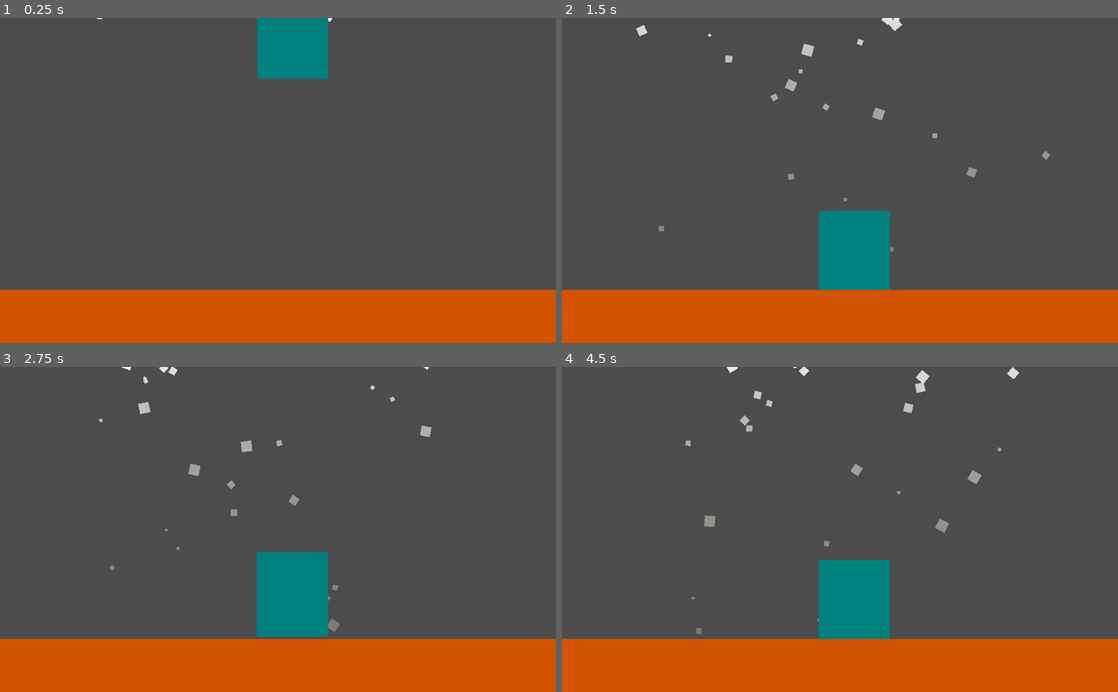
Above: before the commit, frames 1-4 (two rows, left to right).
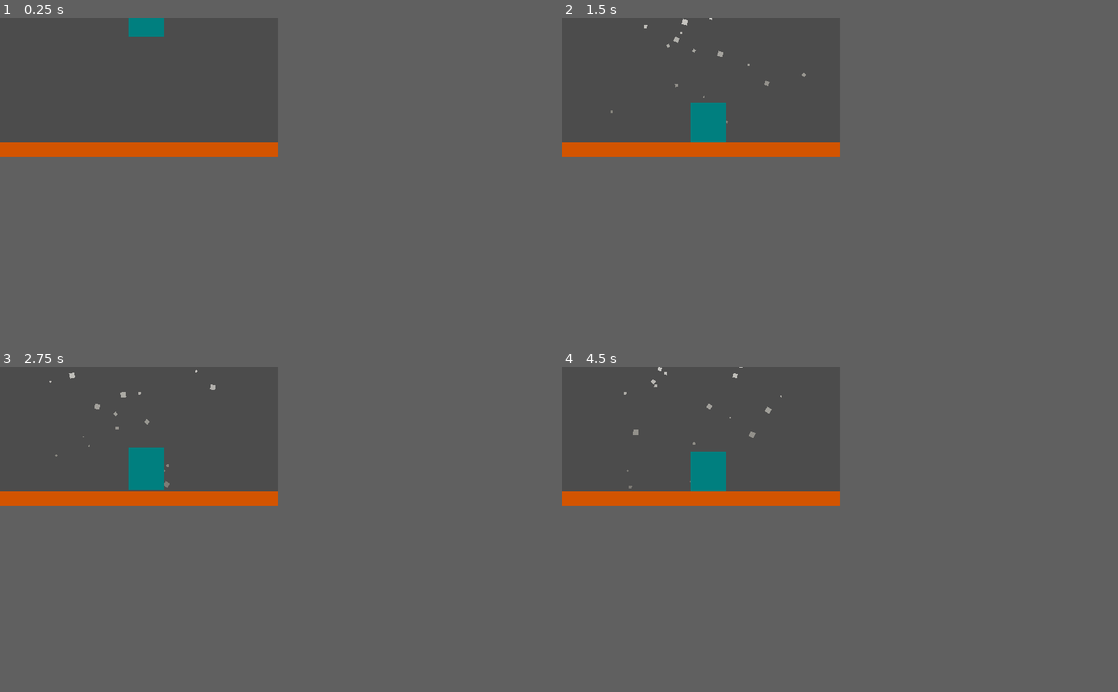
Above: after the commit, the same moments.

Repository: Bipinoli/godot_adventure
Game: Godot game, scene res://scenes/world.tscn
Same seed, same stepped clock (60 frames per second), same inputs: the game is played once before the commit and once after it.
Inputs:
- Up to frame 1 (0.25 s): no input
- Up to frame 2 (1.5 s): hold Up (ui_up) 0.53-1.28 s
- Up to frame 3 (2.75 s): hold Up (ui_up) from 2.03 s (still down)
- Up to frame 4 (4.5 s): release Up (ui_up) at 3.53 s
The window is 800x468 before the commit and 400x200 after it. Grey fills any space a smaller window leaves; there, only what the larger window draws over its background counts as a difference.

The runs differ from the first frame. In frame 1, 21% of the frame differs, in the area x 0-100%, y 0-100%; in frame 2, 23%; in frame 3, 24%; in frame 4, 23%.

Commit message:
achived expected result

Diff:
--- a/second/project.godot
+++ b/second/project.godot
@@ -19,6 +19,11 @@
 run/main_scene="res://scenes/world.tscn"
 config/icon="res://icon.png"
 
+[display]
+
+window/size/width=400
+window/size/height=200
+
 [rendering]
 
 environment/default_environment="res://default_env.tres"
--- a/second/scenes/dust.tscn
+++ b/second/scenes/dust.tscn
@@ -35,6 +35,7 @@
 
 [node name="particle" type="Particles2D" parent="."]
 amount = 20
+speed_scale = 2.0
 explosiveness = 0.7
 local_coords = false
 process_material = SubResource( 5 )
--- a/second/scenes/player.tscn
+++ b/second/scenes/player.tscn
@@ -1,10 +1,11 @@
-[gd_scene load_steps=7 format=2]
+[gd_scene load_steps=8 format=2]
 
 [ext_resource path="res://sprites/player.png" type="Texture" id=1]
 [ext_resource path="res://scripts/player.gd" type="Script" id=2]
 [ext_resource path="res://scripts/collisonShapeHandler.gd" type="Script" id=3]
 [ext_resource path="res://scripts/rayCastInit.gd" type="Script" id=4]
 [ext_resource path="res://scripts/dustProvider.gd" type="Script" id=5]
+[ext_resource path="res://audio/impact.wav" type="AudioStream" id=6]
 
 [sub_resource type="RectangleShape2D" id=1]
 
@@ -29,3 +30,6 @@
 
 [node name="dustProvider" type="Node" parent="."]
 script = ExtResource( 5 )
+
+[node name="sound" type="AudioStreamPlayer2D" parent="."]
+stream = ExtResource( 6 )
--- a/second/scenes/world.tscn
+++ b/second/scenes/world.tscn
@@ -1,8 +1,14 @@
-[gd_scene load_steps=4 format=2]
+[gd_scene load_steps=8 format=2]
 
 [ext_resource path="res://scenes/player.tscn" type="PackedScene" id=1]
 [ext_resource path="res://scenes/ground.tscn" type="PackedScene" id=2]
 [ext_resource path="res://scenes/snow_fall.tscn" type="PackedScene" id=3]
+[ext_resource path="res://audio/background.wav" type="AudioStream" id=4]
+[ext_resource path="res://scripts/cameraInit.gd" type="Script" id=5]
+[ext_resource path="res://scripts/touchScreenInit.gd" type="Script" id=6]
+
+[sub_resource type="RectangleShape2D" id=1]
+extents = Vector2( 512, 300 )
 
 [node name="world" type="Node2D"]
 
@@ -17,3 +23,18 @@
 [node name="snow_fall" parent="." instance=ExtResource( 3 )]
 position = Vector2( 541.824, -9.24121 )
 z_index = -1
+
+[node name="sound" type="AudioStreamPlayer2D" parent="."]
+visible = false
+stream = ExtResource( 4 )
+autoplay = true
+
+[node name="camera" type="Camera2D" parent="."]
+position = Vector2( 512, 300 )
+current = true
+script = ExtResource( 5 )
+
+[node name="TouchScreenButton" type="TouchScreenButton" parent="."]
+shape = SubResource( 1 )
+action = "ui_up"
+script = ExtResource( 6 )
--- /dev/null
+++ b/second/scripts/cameraInit.gd
@@ -0,0 +1,15 @@
+# script: cameraInit.gd
+
+extends Camera2D
+
+
+export var DEFAULT_SCREEN_HEIGHT := 600
+export var DEFAULT_SCREEN_WIDTH := 1024
+
+
+func _ready():
+	# scale down screen width and height keeping the aspect ratio
+	var vw = get_viewport_rect().size.x
+	var zoom = DEFAULT_SCREEN_WIDTH / vw
+	set_zoom(Vector2(zoom, zoom))
+	print("camera zoom: ", get_zoom())
--- a/second/scripts/dustProvider.gd
+++ b/second/scripts/dustProvider.gd
@@ -4,7 +4,6 @@
 
 
 func getDust(position):
-	print("get dust")
 	var dust = Dust.instance()
 	dust.set_position(position)
 	dust.get_child(0).set_one_shot(true)
--- a/second/scripts/player.gd
+++ b/second/scripts/player.gd
@@ -15,6 +15,7 @@
 func _process(delta):
 	if inGround():
 		if not wasGrounded:
+			impactSound()
 			emitDust()
 			wasGrounded = true
 		if Input.is_action_just_pressed("ui_up"):
@@ -38,8 +39,11 @@
 
 func emitDust():
 	var scale = $sprite.get_transform().get_scale().y
-	var sprite_disp_height = scale * $sprite.get_rect().size.y / 2
-	var impactPosition = $sprite.get_position() + Vector2(0,sprite_disp_height/2)
+	var offset = scale * $sprite.get_rect().size.y / 2
+	var impactPosition = $sprite.get_position() + Vector2(0,offset)
 	var dust = $dustProvider.getDust(impactPosition)
 	dust.get_child(0).set_emitting(true)
 	add_child(dust)
+
+func impactSound():
+	$sound.play()
--- /dev/null
+++ b/second/scripts/touchScreenInit.gd
@@ -0,0 +1,9 @@
+# script: touchScreenInit.gd
+
+extends TouchScreenButton
+
+
+func _ready():
+	var zoomLevel = get_node("../camera").get_zoom()
+	get_shape().set_extents(get_viewport_rect().size / 2 * zoomLevel)
+	print(get_shape().get_extents())
Not shown, added: second/audio/background.wav.import
Not shown, added: second/audio/impact.wav.import
Not shown, added: second/export_presets.cfg
Not shown, added: second/audio/background.wav
Not shown, added: second/audio/impact.wav
Not shown, added: second/game.apk
